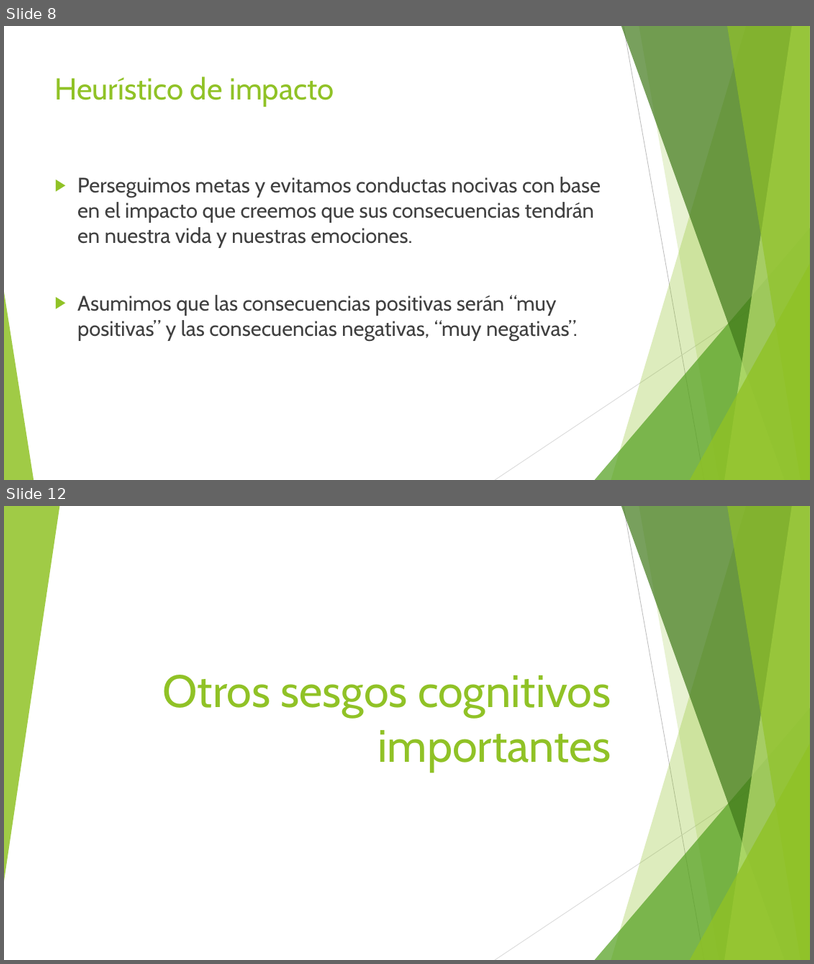
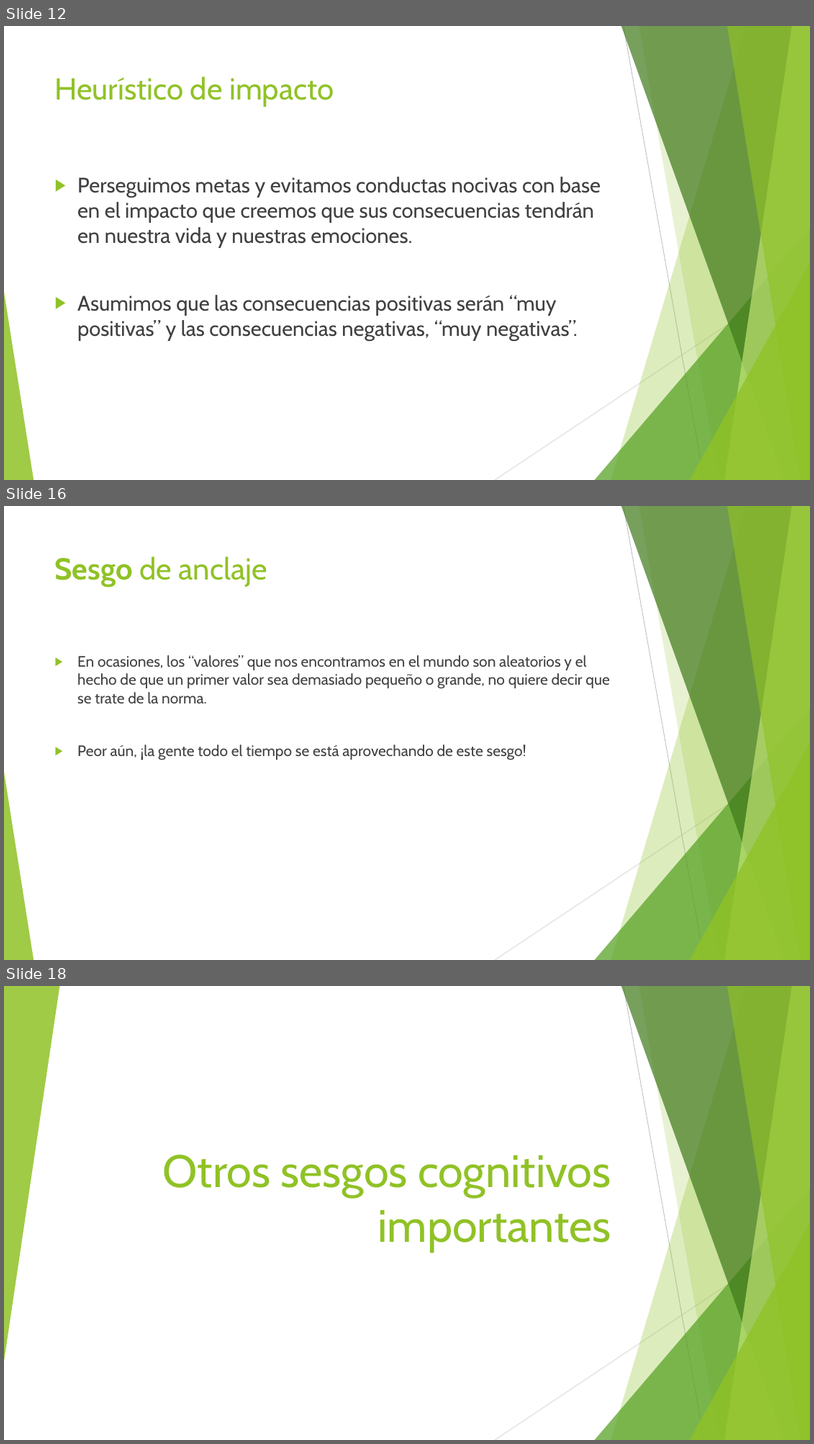
Before and after one commit to Adrifelcha/afchavez-019, a slide deck: JeanPiaget/Presentaciones/Bonus_Heuristios-Sesgos.pptx. Shown one above the other, each under a label of ours: slides 8 and 12 before the commit, slides 12, 16 and 18 after it; the slides between them are not shown. The pictures are 814x964 and 814x1444 pixels, drawn with LibreOffice and Linux fonts; fonts in the diff are those of the drawing. Boxes give left, top, right and bottom in pixels: in the first picture for what was removed or moved away, otherwise in the second. Text is boxed around its words. In the diff, an @@ line names an element or a change of style, - is before the commit and + after.

```diff
--- a/JeanPiaget/Presentaciones/Bonus_Heuristios-Sesgos.pptx
+++ b/JeanPiaget/Presentaciones/Bonus_Heuristios-Sesgos.pptx
@@ slide 16 added at bbox=[4, 506, 810, 960], background #FFFFFF; not listed: 10 template elements that a slide beside it also shows @@
@@ title added at bbox=[55, 556, 267, 587], 36 pt, text #90C226 @@
+Sesgo de anclaje
@@ text added at bbox=[77, 655, 610, 760], 18 pt, text #404040 @@
+▶ En ocasiones, los “valores” que nos encontramos en el mundo son aleatorios y el hecho de que un primer valor sea demasiado pequeño o grande, no quiere decir que se trate de la norma.
+▶ Peor aún, ¡la gente todo el tiempo se está aprovechando de este sesgo!
@@ what was slide 8 is now slide 12 @@
@@ what was slide 12 is now slide 18 @@
```
Also in this commit, not shown: 6 slides changed, 14 other slides added, 2 slides removed, 6 other files.
